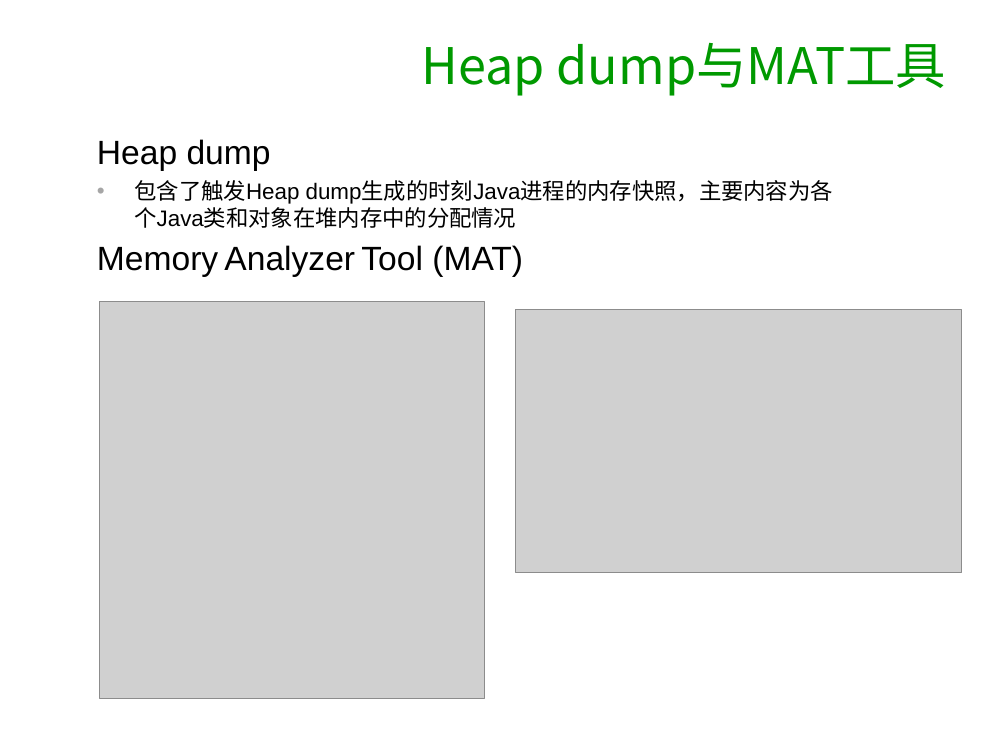
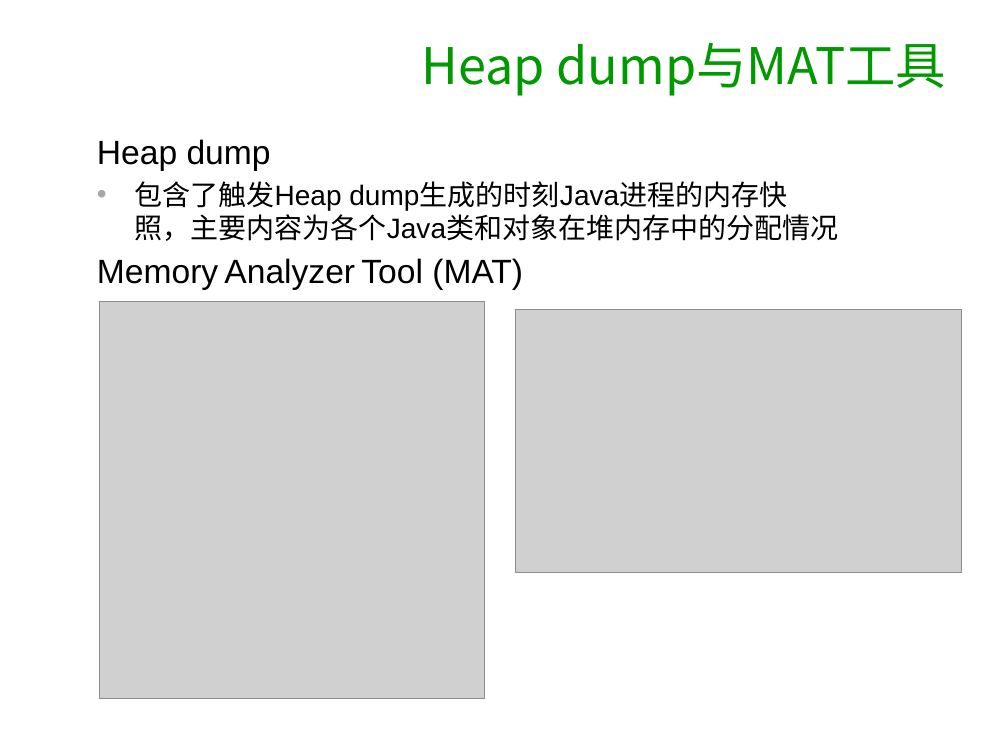
Before and after one commit to songzhengxuan/kata, a slide deck: slide 16 of ppt/ppt.ppt. Drawn at 1008x756 pixels with LibreOffice and Linux fonts; fonts in the diff are those of the drawing; grey boxes stand for pictures; background and template pictures are left out. Boxes give left, top, right and bottom in pixels: in the first picture for what was removed or moved away, otherwise in the second. Text is boxed around its words. In the diff, an @@ line names an element or a change of style, - is before the commit and + after.

```diff
--- a/ppt/ppt.ppt
+++ b/ppt/ppt.ppt
@@ text at (134, 181, 838, 241): size 16 to 20 pt in "包含了触发Heap dump生成的时刻Java进程的内存快照，主要内容为各个Java类和对象在堆内存中的分配情况" @@
```
Also in this commit, not shown: 7 other slides changed, 51 other files.
